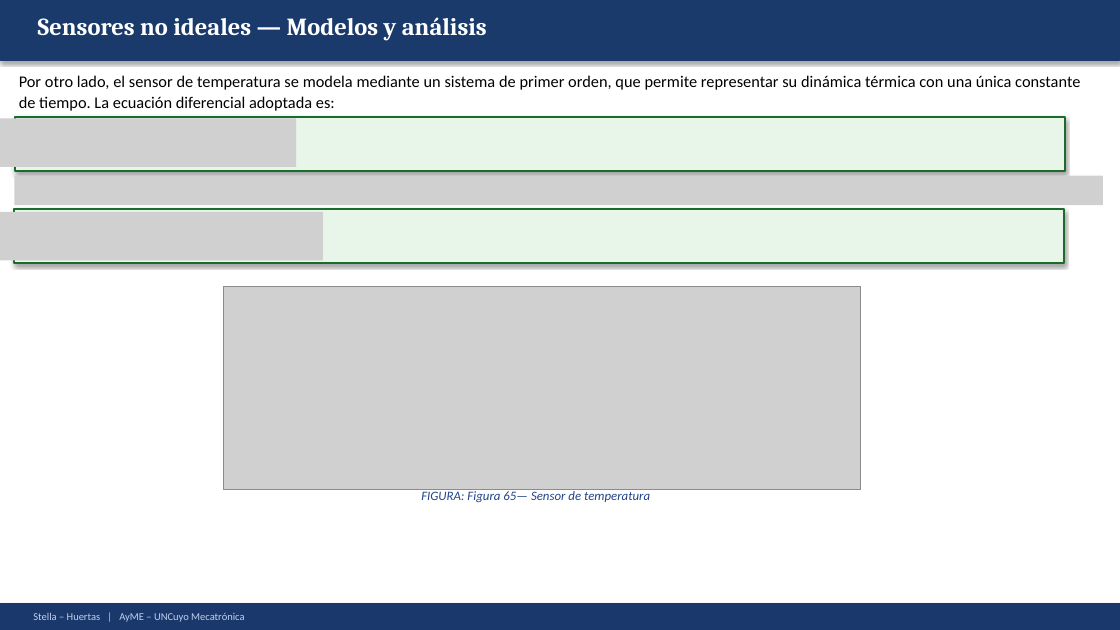
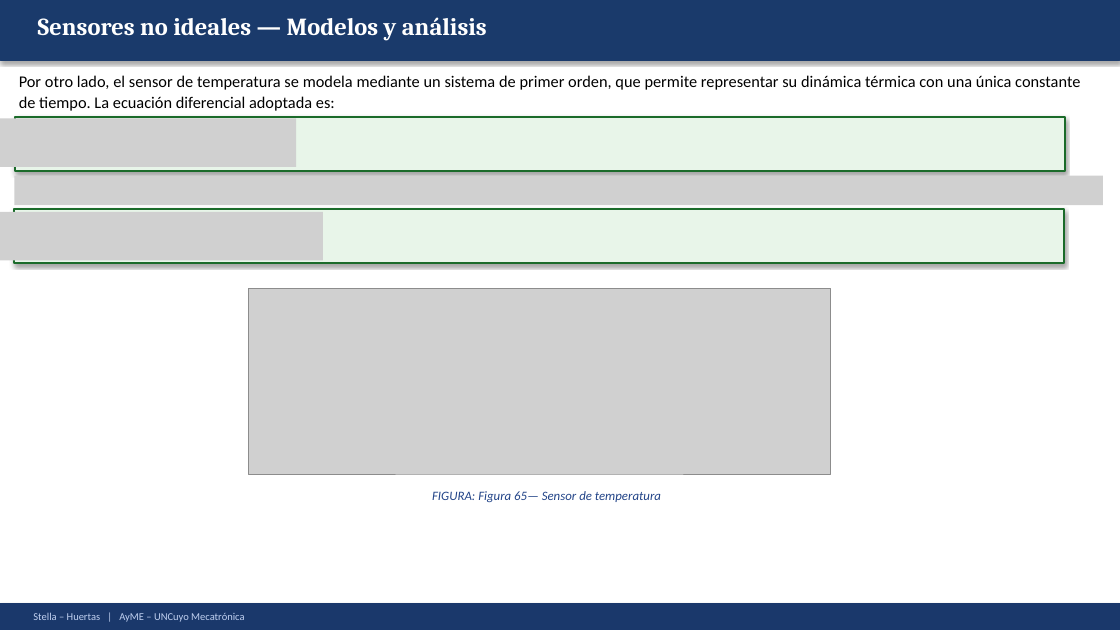
Before and after one commit to Juan-Stella/Automatica-y-maquinas-electricas-final, a slide deck: slide 94 of Presentación/AyME_Stella_Huertas_Presentacion_Correcciones.pptx. Drawn at 1120x630 pixels with LibreOffice and Linux fonts; fonts in the diff are those of the drawing; grey boxes stand for pictures. Boxes give left, top, right and bottom in pixels: in the first picture for what was removed or moved away, otherwise in the second. Text is boxed around its words. In the diff, an @@ line names an element or a change of style, - is before the commit and + after.

```diff
--- a/Presentación/AyME_Stella_Huertas_Presentacion_Correcciones.pptx
+++ b/Presentación/AyME_Stella_Huertas_Presentacion_Correcciones.pptx
@@ picture: place and size @@
-picture at box(223, 287, 861, 490)
+picture at box(248, 288, 831, 474)
@@ text "FIGURA: Figura 65— Sensor de ...": place and size @@
-text "FIGURA: Figura 65— Sensor de ..." at box(421, 491, 650, 502)
+text "FIGURA: Figura 65— Sensor de ..." at box(432, 491, 661, 502)
```
Also in this commit, not shown: 23 other slides changed, 1 slide added, 9 other files.
